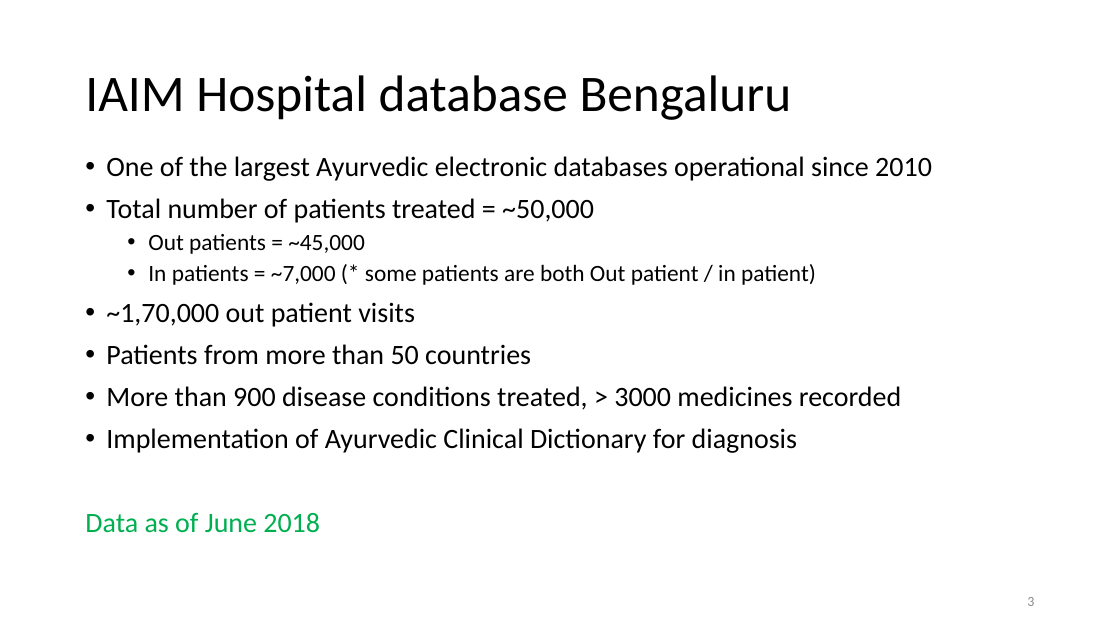
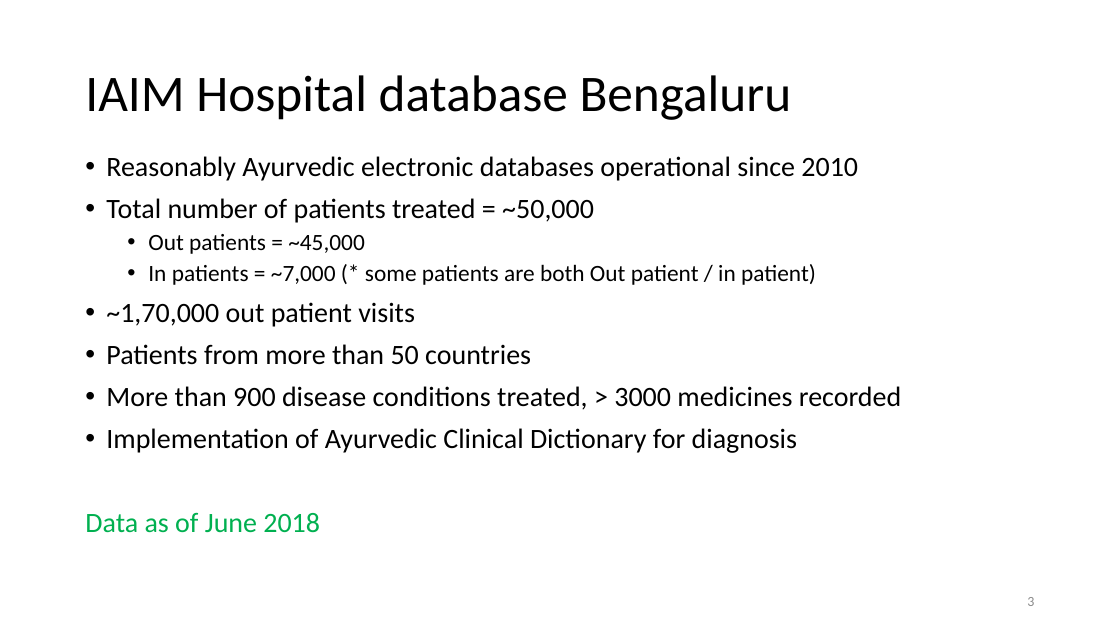
Before and after one commit to coursephd/PostgreSQL, a slide deck: slide 3 of thesis/Pune-Nov2019/01AYUSH-Pune-Nov2019.pptx. Drawn at 1120x630 pixels with LibreOffice and Linux fonts; fonts in the diff are those of the drawing; background and template pictures are left out. Boxes give left, top, right and bottom in pixels: in the first picture for what was removed or moved away, otherwise in the second. Text is boxed around its words. In the diff, an @@ line names an element or a change of style, - is before the commit and + after.

```diff
--- a/thesis/Pune-Nov2019/01AYUSH-Pune-Nov2019.pptx
+++ b/thesis/Pune-Nov2019/01AYUSH-Pune-Nov2019.pptx
@@ text at [106,156,858,181]: text changed @@
-• One of the largest Ayurvedic electronic databases operational since 2010
+• Reasonably Ayurvedic electronic databases operational since 2010
```
Also in this commit, not shown: 3 other slides changed.
